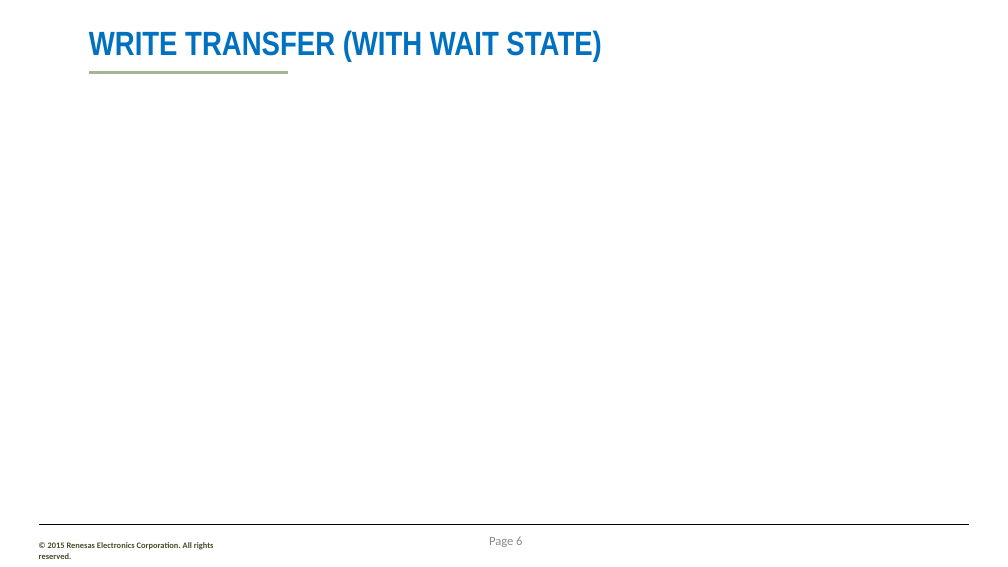
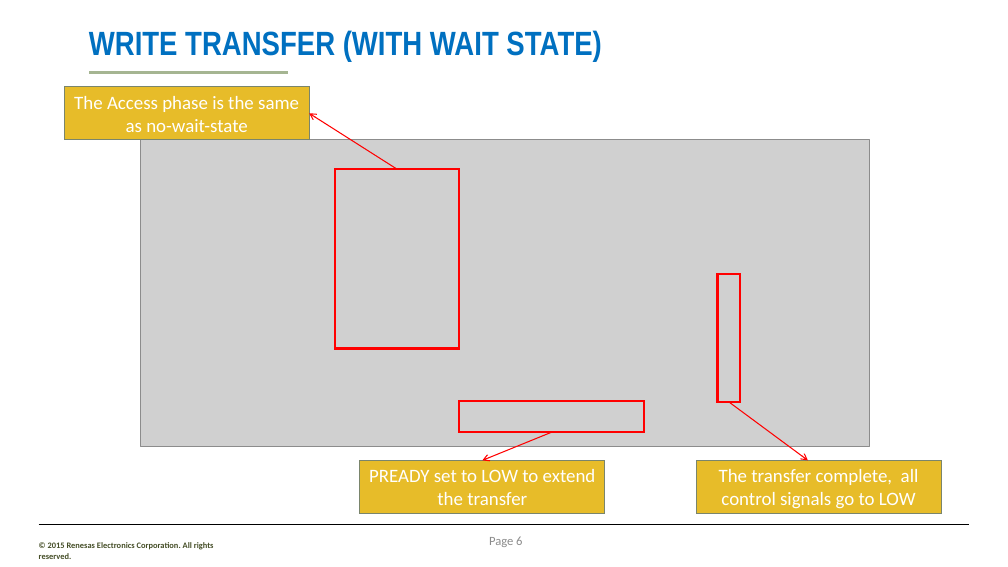
Before and after one commit to nguyenconghuan95/huan.nguyen, a slide deck: slide 6 of APB_Present.pptx. Drawn at 1008x567 pixels with LibreOffice and Linux fonts; fonts in the diff are those of the drawing; grey boxes stand for pictures; background and template pictures are left out. Boxes give left, top, right and bottom in pixels: in the first picture for what was removed or moved away, otherwise in the second. Text is boxed around its words. In the diff, an @@ line names an element or a change of style, - is before the commit and + after.

```diff
--- a/APB_Present.pptx
+++ b/APB_Present.pptx
@@ rectangle added at (x1=64, y1=87, x2=309, y2=140), fill #E7BC29, outline #7A866C 1 pt, 18 pt, text #FFFFFF @@
+The Access phase is the same as no-wait-state
@@ arrow added from (397, 169) to (309, 113), #FF0000 1 pt @@
@@ picture added at (x1=141, y1=140, x2=870, y2=447) @@
@@ rectangle added at (x1=335, y1=169, x2=459, y2=349), outline #FF0000 2.25 pt @@
@@ rectangle added at (x1=718, y1=274, x2=740, y2=402), outline #FF0000 2.25 pt @@
@@ rectangle added at (x1=459, y1=401, x2=644, y2=433), outline #FF0000 2.25 pt @@
@@ arrow added from (729, 402) to (808, 461), #FF0000 1 pt @@
@@ arrow added from (552, 433) to (482, 461), #FF0000 1 pt @@
@@ rectangle added at (x1=360, y1=461, x2=605, y2=513), fill #E7BC29, outline #7A866C 1 pt, 18 pt, text #FFFFFF @@
+PREADY set to LOW to extend the transfer
@@ rectangle added at (x1=696, y1=461, x2=941, y2=513), fill #E7BC29, outline #7A866C 1 pt, 18 pt, text #FFFFFF @@
+The transfer complete, all control signals go to LOW
```
Also in this commit, not shown: 1 other slide changed.
